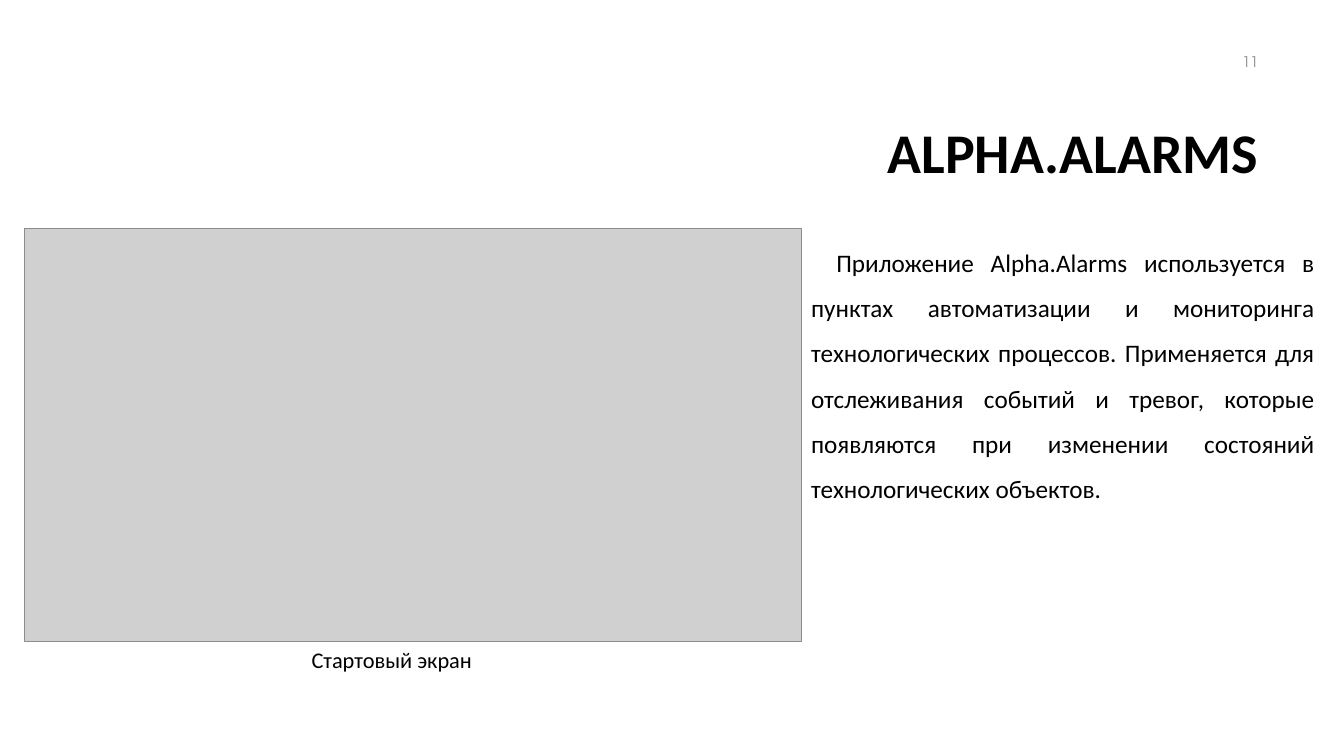
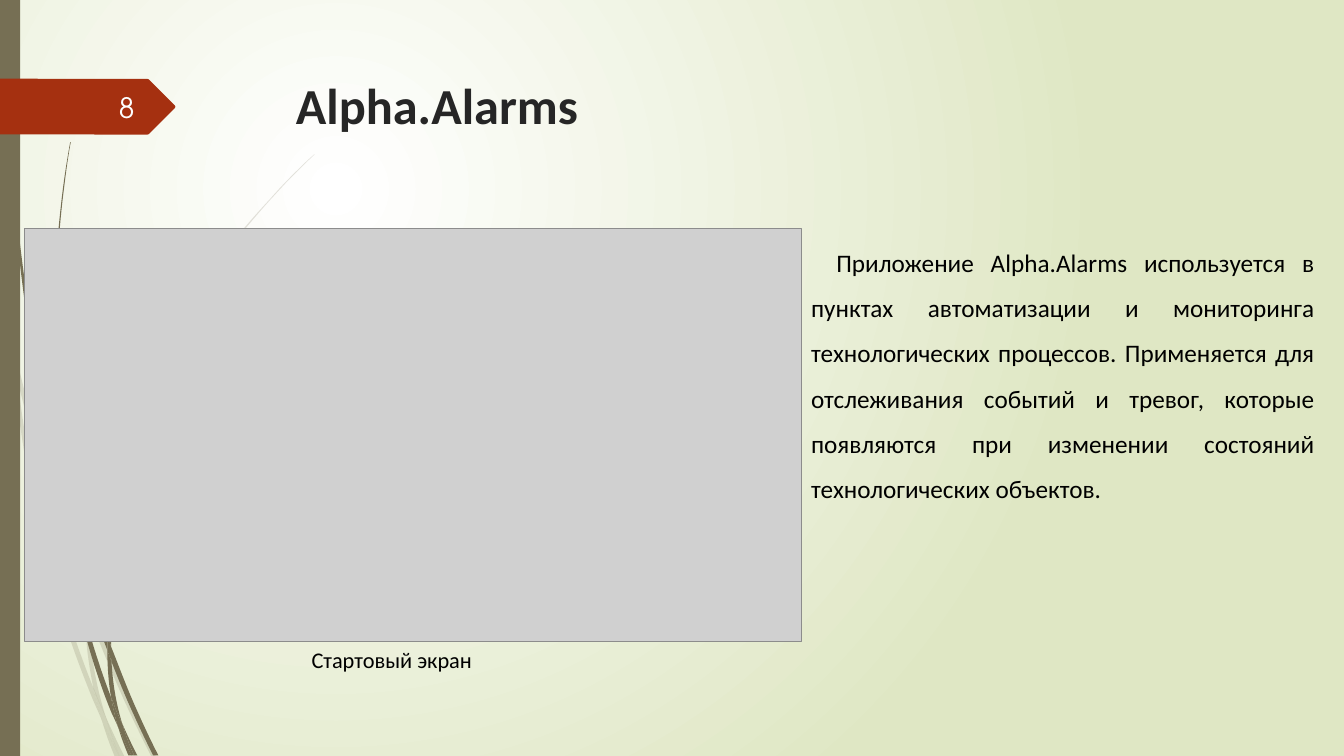
Before and after one commit to Sergeygaan/Lab1, a slide deck: slide 8 of Презентация.pptx (slide 11 before the commit). Drawn at 1344x756 pixels with LibreOffice and Linux fonts; fonts in the diff are those of the drawing; grey boxes stand for pictures; background and template pictures are left out. Boxes give left, top, right and bottom in pixels: in the first picture for what was removed or moved away, otherwise in the second. Text is boxed around its words. In the diff, an @@ line names an element or a change of style, - is before the commit and + after.

```diff
--- a/Презентация.pptx
+++ b/Презентация.pptx
@@ background #FFFFFF to gradient #FFFFFF to #DFE8C4 @@
@@ rectangle added at [0, 0, 20, 756], fill #766F54 @@
@@ page number removed at [1242, 56, 1258, 67] @@
-11
@@ freeform shape added at [0, 79, 175, 134], fill #A53010 @@
@@ title "Alpha.Alarms" at [296, 88, 578, 132]: vertical alignment middle to top @@
@@ title at [296, 88, 578, 132]: text changed; size 40 to 36 pt; text colour #000000 to #262626 @@
-ALPHA.ALARMS
+Alpha.Alarms
@@ page number added at [119, 97, 135, 119], 20 pt, text #FEFFFF @@
+8
@@ group added at [0, 154, 315, 756]: 9 freeform shapes @@
@@ group added at [3, 0, 262, 756]: 11 freeform shapes @@
```
Also in this commit, not shown: 8 other slides changed, 3 slides added, 4 slides removed, 3 other files.
